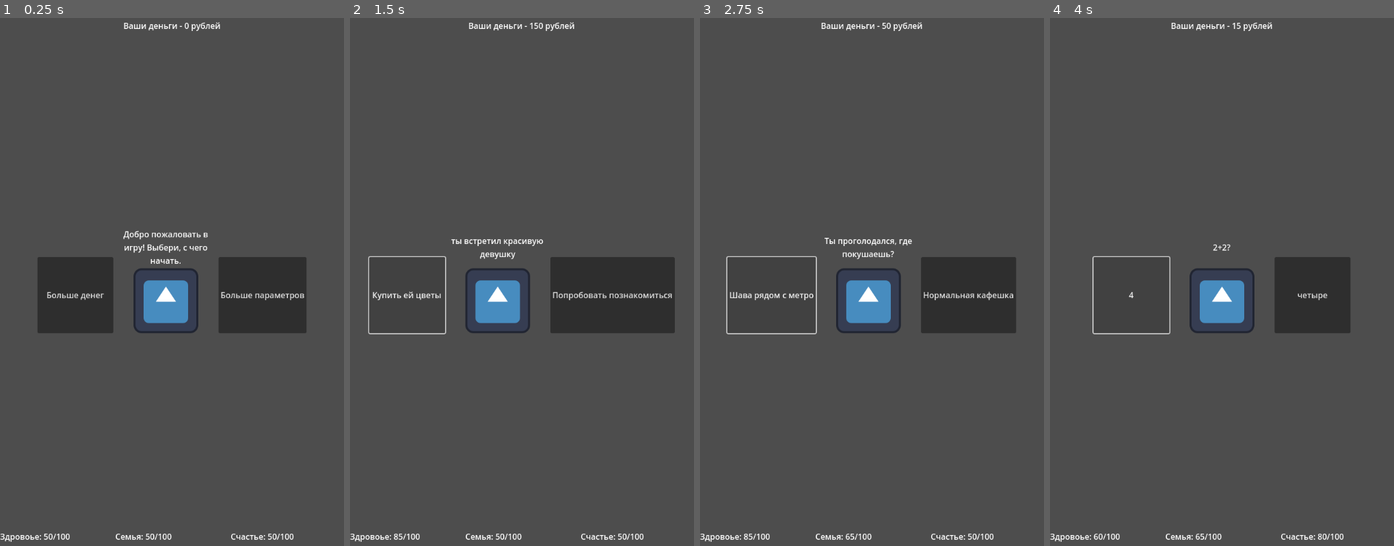
Above: before the commit, frames 1-4 (left to right).
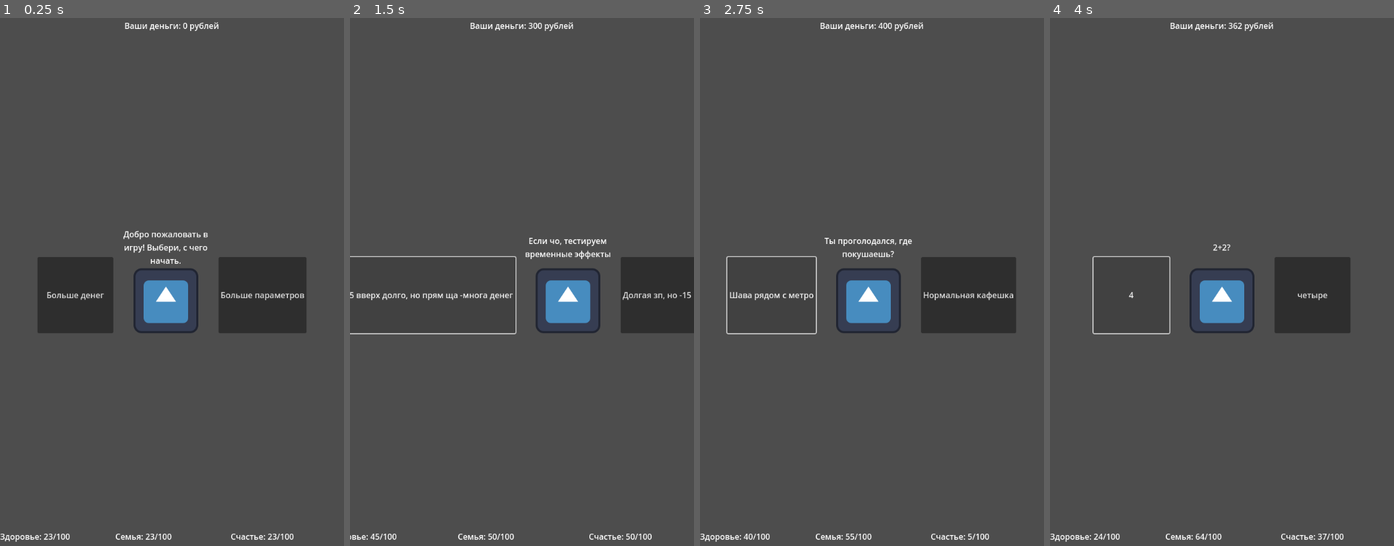
Above: after the commit, the same moments.

Repository: coca-in-a-cola/carassius
Game: Godot game, scene res://first prototype/main.tscn
Two runs of this game, one before a commit and one after it. Both use one fixed random seed, a clock stepped at 60 frames per second and the inputs below. The engine's default icon, where the game draws it, is replaced by a stand-in: a white triangle on a blue panel in a dark square.
Inputs:
- Up to frame 1 (0.25 s): no input
- Up to frame 2 (1.5 s): click "Больше денег" at 0.5 s; click "Курьером" at 1.25 s
- Up to frame 3 (2.75 s): click "Купить ей цветы" (after the commit: "Всё +5 вверх долго, но прям щ…") at 2 s
- Up to frame 4 (4 s): click "Шава рядом с метро" at 2.75 s; click "За пупу!" at 3.5 s

The runs differ from the first frame. In frame 1, 0.3% of the frame differs, in the area x 2-81%, y 0-100%; in frame 2, 6.8%, in the area x 0-100%, y 0-100%; in frame 3, 0.3%; in frame 4, 0.3%.

Commit message:
Длительные эффекты + анимация циферок
Чтобы затестить, третье событие накладывает баффы. Так, помимо системы добавил новый вид эффекта типа "временный"

Diff:
--- a/godot/first prototype/Cards/main.tres
+++ b/godot/first prototype/Cards/main.tres
@@ -7,6 +7,7 @@
 [sub_resource type="Resource" id="Resource_7117g"]
 script = ExtResource("2_fa6hw")
 value = 250
+stat_type = 3
 metadata/_custom_type_script = "uid://bglbt362fxwyd"
 
 [sub_resource type="Resource" id="Resource_sl0xp"]
--- /dev/null
+++ b/godot/first prototype/ResourceClasses/TimeEffect.gd
@@ -0,0 +1,5 @@
+extends Effect
+class_name TimeEffect
+
+@export var duration : int
+@export var stat_effect : StatEffect
--- /dev/null
+++ b/godot/first prototype/long_time_effect_system.gd
@@ -0,0 +1,24 @@
+extends Node
+
+var time_effects : Array[TimeEffect]
+
+
+
+
+signal apply_effects(effects : Array[Effect])
+
+func _on_card_system_choice_made(effects: Array[Effect]) -> void:
+	for effect in effects:
+		if effect is TimeEffect:
+			time_effects.append(effect.duplicate())
+
+	var applying_effects : Array[Effect]
+	for i in range(len(time_effects)):
+		if i >= time_effects.size():
+			break
+		applying_effects.append(time_effects[i].stat_effect)
+		time_effects[i].duration -= 1
+		if time_effects[i].duration <= 0:
+			time_effects.pop_at(i)
+	if not applying_effects.is_empty():
+		apply_effects.emit(applying_effects)
--- a/godot/first prototype/main.tscn
+++ b/godot/first prototype/main.tscn
@@ -9,9 +9,90 @@
 [ext_resource type="Script" uid="uid://1k8fc34xwh8h" path="res://first prototype/ResourceClasses/BasicEffect.gd" id="4_pei0g"]
 [ext_resource type="Script" uid="uid://bglbt362fxwyd" path="res://first prototype/ResourceClasses/ChangeStatsEffect.gd" id="5_opuq4"]
 [ext_resource type="Resource" uid="uid://bxny4ffbv1n4x" path="res://first prototype/Cards/Job.tres" id="6_bajvb"]
+[ext_resource type="Script" uid="uid://citmsq7g4xycn" path="res://first prototype/ResourceClasses/TimeEffect.gd" id="7_bajvb"]
 [ext_resource type="Resource" uid="uid://b1darfg6yku4m" path="res://first prototype/Cards/TestCard3.tres" id="7_qw4h1"]
 [ext_resource type="Resource" uid="uid://dfdtd7qp82cd3" path="res://first prototype/Cards/Hunger.tres" id="9_d5e8v"]
 [ext_resource type="Resource" uid="uid://cquktsgu8heky" path="res://first prototype/Cards/Salary.tres" id="10_tlhdv"]
+[ext_resource type="Script" uid="uid://csuk31p6r5liv" path="res://first prototype/long_time_effect_system.gd" id="13_opuq4"]
+
+[sub_resource type="Resource" id="Resource_qw4h1"]
+script = ExtResource("5_opuq4")
+value = 5
+metadata/_custom_type_script = "uid://bglbt362fxwyd"
+
+[sub_resource type="Resource" id="Resource_d5e8v"]
+script = ExtResource("7_bajvb")
+duration = 5
+stat_effect = SubResource("Resource_qw4h1")
+metadata/_custom_type_script = "uid://citmsq7g4xycn"
+
+[sub_resource type="Resource" id="Resource_tlhdv"]
+script = ExtResource("5_opuq4")
+value = 5
+stat_type = 1
+metadata/_custom_type_script = "uid://bglbt362fxwyd"
+
+[sub_resource type="Resource" id="Resource_7117g"]
+script = ExtResource("7_bajvb")
+duration = 5
+stat_effect = SubResource("Resource_tlhdv")
+metadata/_custom_type_script = "uid://citmsq7g4xycn"
+
+[sub_resource type="Resource" id="Resource_sl0xp"]
+script = ExtResource("5_opuq4")
+value = 5
+stat_type = 2
+metadata/_custom_type_script = "uid://bglbt362fxwyd"
+
+[sub_resource type="Resource" id="Resource_evhl7"]
+script = ExtResource("7_bajvb")
+duration = 5
+stat_effect = SubResource("Resource_sl0xp")
+metadata/_custom_type_script = "uid://citmsq7g4xycn"
+
+[sub_resource type="Resource" id="Resource_53o3g"]
+script = ExtResource("5_opuq4")
+value = -300
+stat_type = 2
+metadata/_custom_type_script = "uid://bglbt362fxwyd"
+
+[sub_resource type="Resource" id="Resource_r0nra"]
+script = ExtResource("5_opuq4")
+value = -15
+metadata/_custom_type_script = "uid://bglbt362fxwyd"
+
+[sub_resource type="Resource" id="Resource_wv2uv"]
+script = ExtResource("5_opuq4")
+value = -15
+stat_type = 1
+metadata/_custom_type_script = "uid://bglbt362fxwyd"
+
+[sub_resource type="Resource" id="Resource_smuye"]
+script = ExtResource("5_opuq4")
+value = -15
+stat_type = 2
+metadata/_custom_type_script = "uid://bglbt362fxwyd"
+
+[sub_resource type="Resource" id="Resource_pwu7x"]
+script = ExtResource("5_opuq4")
+value = 15
+stat_type = 3
+metadata/_custom_type_script = "uid://bglbt362fxwyd"
+
+[sub_resource type="Resource" id="Resource_vn2i4"]
+script = ExtResource("7_bajvb")
+duration = 10
+stat_effect = SubResource("Resource_pwu7x")
+metadata/_custom_type_script = "uid://citmsq7g4xycn"
+
+[sub_resource type="Resource" id="Resource_rvxpb"]
+script = ExtResource("3_n2ms6")
+left_text = "Всё +5 вверх долго, но прям ща -многа денег"
+right_text = "Долгая зп, но -15 всего"
+main_text = "Если чо, тестируем временные эффекты"
+left_effects = Array[ExtResource("4_pei0g")]([SubResource("Resource_d5e8v"), SubResource("Resource_7117g"), SubResource("Resource_evhl7"), SubResource("Resource_53o3g")])
+right_effects = Array[ExtResource("4_pei0g")]([SubResource("Resource_r0nra"), SubResource("Resource_wv2uv"), SubResource("Resource_smuye"), SubResource("Resource_vn2i4")])
+metadata/_custom_type_script = "uid://b3qfc0gvstbue"
 
 [sub_resource type="Resource" id="Resource_o0yle"]
 script = ExtResource("5_opuq4")
@@ -67,35 +148,51 @@
 metadata/_custom_type_script = "uid://b3qfc0gvstbue"
 
 [sub_resource type="GDScript" id="GDScript_si4ni"]
-script/source = "extends Label
+script/source = "extends AnimatedIntLabel
 
 
 func _on_player_data_health_changed(new_health: Variant) -> void:
-	text = \"Здровоье: \" + str(new_health) + \"/100\"
+	set_value(new_health)
+
+
+func get_label_text(with_value):
+	return \"Здоровье: \" + str(with_value) + \"/100\"
 "
 
 [sub_resource type="GDScript" id="GDScript_bbj7l"]
-script/source = "extends Label
+script/source = "extends AnimatedIntLabel
 
 
 func _on_player_data_family_changed(new_family: Variant) -> void:
-	text = \"Семья: \" + str(new_family) + \"/100\"
+	set_value(new_family)
+
+
+func get_label_text(with_value):
+	return \"Семья: \" + str(with_value) + \"/100\"
 "
 
 [sub_resource type="GDScript" id="GDScript_m06kt"]
-script/source = "extends Label
+script/source = "extends AnimatedIntLabel
 
 
 func _on_player_data_happiness_changed(new_happiness: Variant) -> void:
-	text = \"Счастье: \" + str(new_happiness) + \"/100\"
+	set_value(new_happiness)
+
+
+func get_label_text(with_value):
+	return \"Счастье: \" + str(with_value) + \"/100\"
 "
 
 [sub_resource type="GDScript" id="GDScript_0ba0g"]
-script/source = "extends Label
+script/source = "extends AnimatedIntLabel
 
 
 func _on_player_data_money_changed(new_money: Variant) -> void:
-	text = \"Ваши деньги - \" + str(new_money) + \" рублей\"
+	set_value(new_money)
+
+
+func get_label_text(with_value):
+	return \"Ваши деньги: \" + str(with_value) + \" рублей\"
 "
 
 [node name="Main" type="Control"]
@@ -111,8 +208,8 @@
 
 [node name="DeckController" type="Node" parent="." node_paths=PackedStringArray("current_card")]
 script = ExtResource("2_bbj7l")
-current_card = NodePath("../MarginContainer/HBoxContainer")
-card_meta_array = Array[ExtResource("3_n2ms6")]([ExtResource("4_opuq4"), ExtResource("6_bajvb"), SubResource("Resource_bd61p")])
+current_card = NodePath("../MarginContainer/CardSystem")
+card_meta_array = Array[ExtResource("3_n2ms6")]([ExtResource("4_opuq4"), ExtResource("6_bajvb"), SubResource("Resource_rvxpb"), SubResource("Resource_bd61p")])
 late_random_events = Array[ExtResource("3_n2ms6")]([SubResource("Resource_aacgu"), ExtResource("7_qw4h1"), ExtResource("3_si4ni")])
 regular_events = Array[ExtResource("3_n2ms6")]([ExtResource("9_d5e8v"), ExtResource("10_tlhdv")])
 
@@ -126,7 +223,7 @@
 theme_override_constants/margin_top = 25
 theme_override_constants/margin_bottom = 25
 
-[node name="HBoxContainer" parent="MarginContainer" instance=ExtResource("2_3rryu")]
+[node name="CardSystem" parent="MarginContainer" instance=ExtResource("2_3rryu")]
 layout_mode = 2
 size_flags_horizontal = 4
 size_flags_vertical = 4
@@ -140,16 +237,19 @@
 layout_mode = 2
 size_flags_horizontal = 3
 script = SubResource("GDScript_si4ni")
+metadata/_custom_type_script = "uid://cah3b3nmtbaop"
 
 [node name="FM" type="Label" parent="MarginContainer/HBoxContainer2"]
 layout_mode = 2
 size_flags_horizontal = 3
 script = SubResource("GDScript_bbj7l")
+metadata/_custom_type_script = "uid://cah3b3nmtbaop"
 
 [node name="Happy" type="Label" parent="MarginContainer/HBoxContainer2"]
 layout_mode = 2
 size_flags_horizontal = 3
 script = SubResource("GDScript_m06kt")
+metadata/_custom_type_script = "uid://cah3b3nmtbaop"
 
 [node name="MONEY" type="Label" parent="MarginContainer"]
 layout_mode = 2
@@ -157,10 +257,16 @@
 horizontal_alignment = 1
 vertical_alignment = 1
 script = SubResource("GDScript_0ba0g")
+metadata/_custom_type_script = "uid://cah3b3nmtbaop"
+
+[node name="LongTimeEffectSystem" type="Node" parent="."]
+script = ExtResource("13_opuq4")
 
 [connection signal="family_changed" from="PlayerData" to="MarginContainer/HBoxContainer2/FM" method="_on_player_data_family_changed"]
 [connection signal="happiness_changed" from="PlayerData" to="MarginContainer/HBoxContainer2/Happy" method="_on_player_data_happiness_changed"]
 [connection signal="health_changed" from="PlayerData" to="MarginContainer/HBoxContainer2/HP" method="_on_player_data_health_changed"]
 [connection signal="money_changed" from="PlayerData" to="MarginContainer/MONEY" method="_on_player_data_money_changed"]
-[connection signal="choice_made" from="MarginContainer/HBoxContainer" to="PlayerData" method="_on_h_box_container_choice_made"]
-[connection signal="choice_made" from="MarginContainer/HBoxContainer" to="DeckController" method="_on_h_box_container_choice_made"]
+[connection signal="choice_made" from="MarginContainer/CardSystem" to="PlayerData" method="apply_effects"]
+[connection signal="choice_made" from="MarginContainer/CardSystem" to="DeckController" method="_on_h_box_container_choice_made"]
+[connection signal="choice_made" from="MarginContainer/CardSystem" to="LongTimeEffectSystem" method="_on_card_system_choice_made"]
+[connection signal="apply_effects" from="LongTimeEffectSystem" to="PlayerData" method="apply_effects"]
--- /dev/null
+++ b/godot/first prototype/objects/anim_label.gd
@@ -0,0 +1,21 @@
+extends Label
+class_name AnimatedIntLabel
+
+const anim_time = 0.5
+
+@export var main_text : String
+var main_value : int
+var int_value : int :
+	set(value):
+		text = get_label_text(int_value)
+		int_value = value
+
+func get_label_text(_with_value):
+	pass
+
+func set_value(new_value: int):
+	main_value = new_value
+	var tween = create_tween()
+	tween.tween_property(self, "int_value", main_value, anim_time)
+	await tween.finished
+	text = get_label_text(main_value)
--- a/godot/first prototype/player_data.gd
+++ b/godot/first prototype/player_data.gd
@@ -37,7 +37,7 @@
 
 
 
-func _on_h_box_container_choice_made(effects: Array[Effect]) -> void:
+func apply_effects(effects: Array[Effect]) -> void:
 	for effect in effects:
 		if effect is StatEffect:
 			match effect.stat_type:
Not shown, added: godot/first prototype/ResourceClasses/TimeEffect.gd.uid
Not shown, added: godot/first prototype/long_time_effect_system.gd.uid
Not shown: 1 places in godot/first prototype/main.tscn that only renumber resources
Not shown, added: godot/first prototype/objects/anim_label.gd.uid
